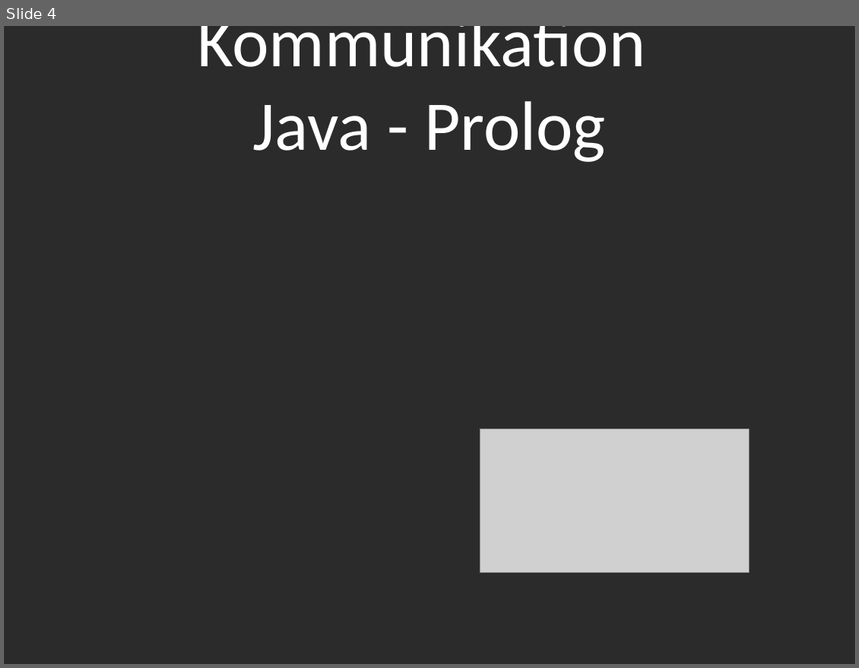
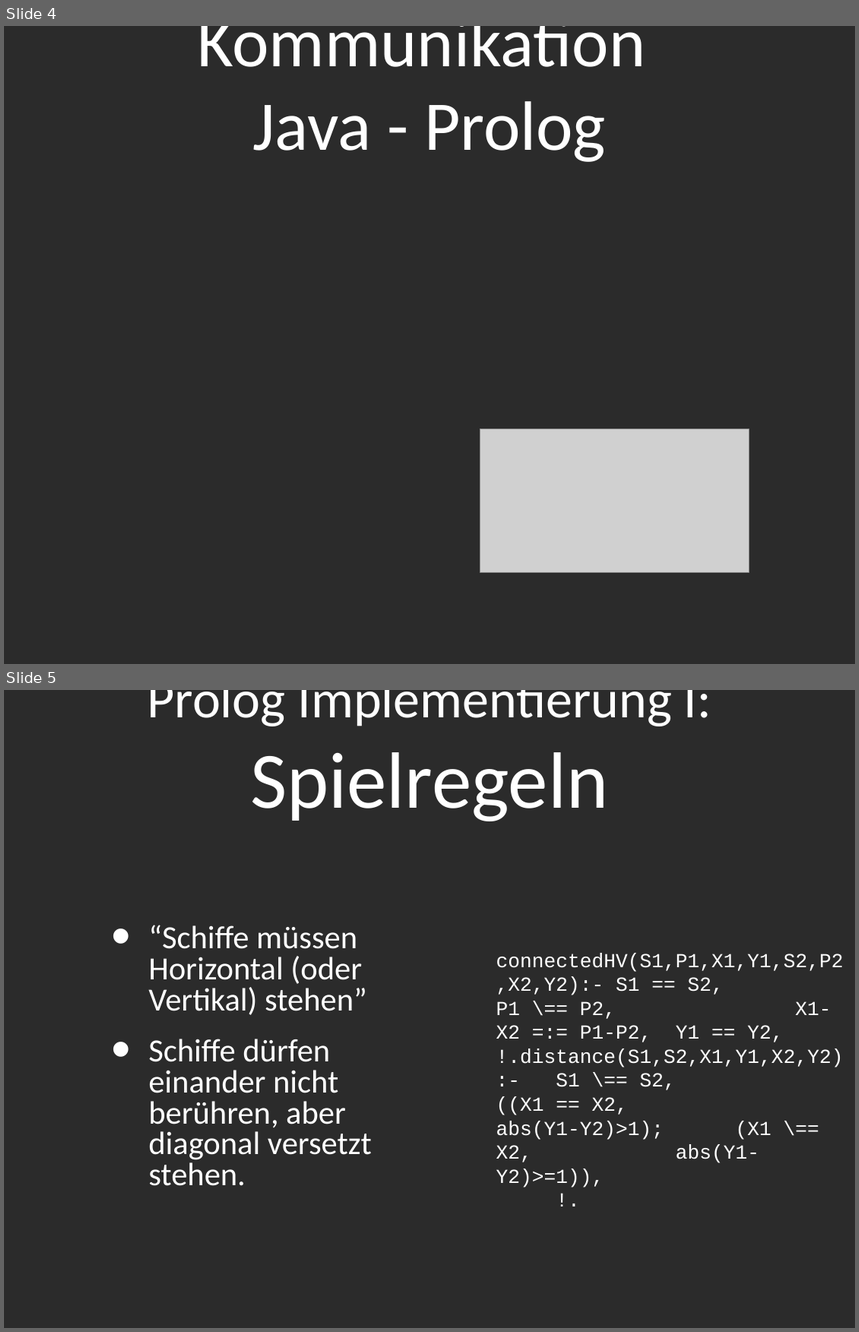
Before and after one commit to Tsopic/ai-battleship, a slide deck: Präsentation/Presentation_PPT.ppt. Shown one above the other, each under a label of ours: slide 4 before the commit, slides 4 and 5 after it. The pictures are 859x668 and 859x1332 pixels, drawn with LibreOffice and Linux fonts; fonts in the diff are those of the drawing; grey boxes stand for pictures; background and template pictures are left out; a plain dark background stands for a picture behind light text. Boxes give left, top, right and bottom in pixels: in the first picture for what was removed or moved away, otherwise in the second. Text is boxed around its words. In the diff, an @@ line names an element or a change of style, - is before the commit and + after.

Commit message:
Prolog Module kommentiert, Präsentation fortgeführt

```diff
--- a/Präsentation/Presentation_PPT.ppt
+++ b/Präsentation/Presentation_PPT.ppt
@@ slide 5 added at (4,690,855,1328), background picture (left out) @@
@@ title added at (148,690,712,821), 64 pt, text #FFFFFF @@
+Prolog Implementierung I:
+Spielregeln
@@ text added at (148,925,372,1186), 38.9 pt, text #FFFFFF @@
+• “Schiffe müssen Horizontal (oder Vertikal) stehen”
+• Schiffe dürfen einander nicht berühren, aber diagonal versetzt stehen.
@@ text added at (496,954,844,1188), 24 pt, text #FFFFFF @@
+connectedHV(S1,P1,X1,Y1,S2,P2,X2,Y2):- S1 == S2, P1 \== P2, X1-X2 =:= P1-P2, Y1 == Y2, !.distance(S1,S2,X1,Y1,X2,Y2):- S1 \== S2, ((X1 == X2, abs(Y1-Y2)>1); (X1 \== X2, abs(Y1-Y2)>=1)),
+!.
```
Also in this commit, not shown: 1 slide changed, 1 slide removed, 6 other files.
